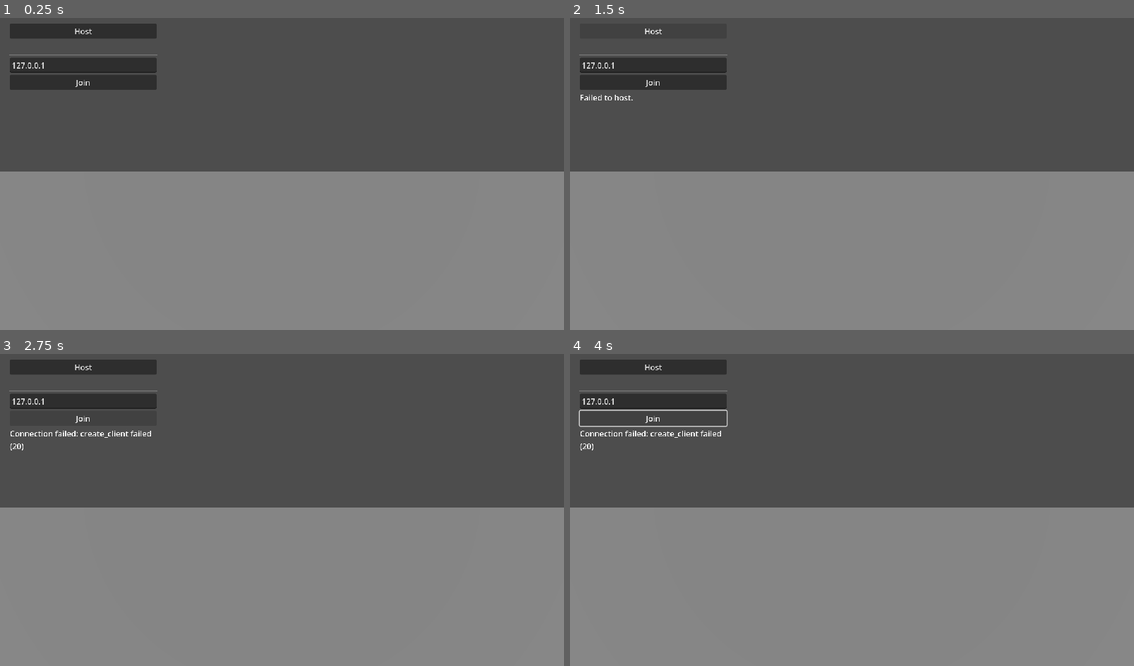
Above: before the commit, frames 1-4 (two rows, left to right).
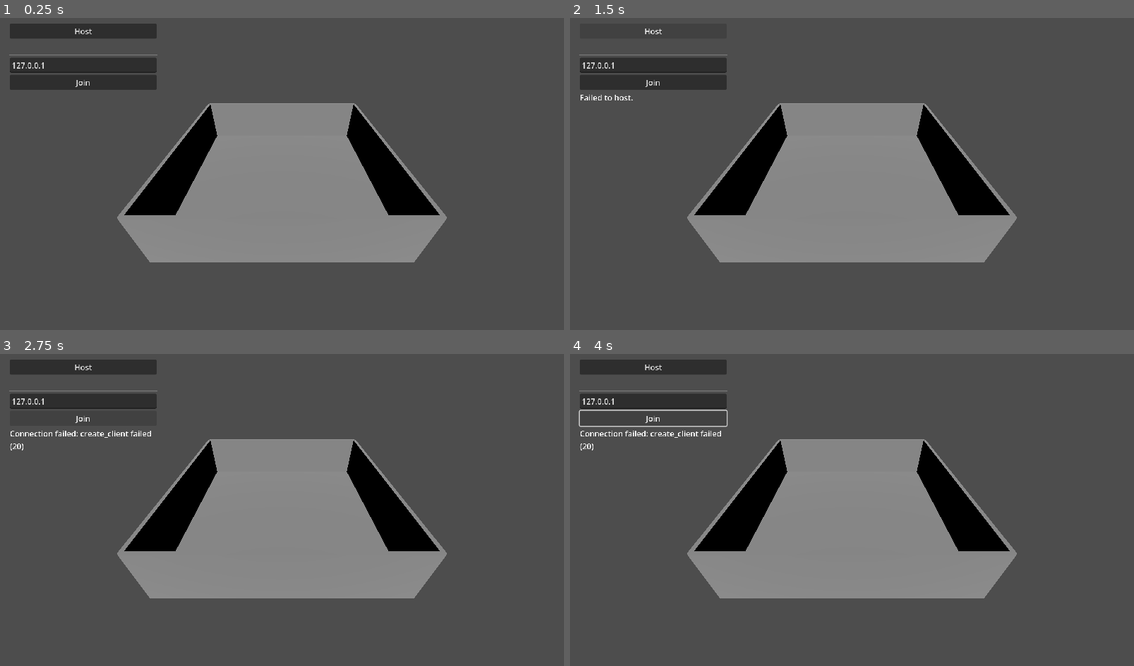
Above: after the commit, the same moments.

Repository: maxdouc/slime-versteckenGame
Game: Godot game, scene res://scenes/main.tscn
The game is run twice, just before and just after one commit, with the same random seed, the same clock (stepped at 60 frames per second) and the same inputs.
Inputs:
- Up to frame 1 (0.25 s): no input
- Up to frame 2 (1.5 s): tap Enter at 0.5 s; hold Right (ui_right) 0.53-1.25 s; click "Host" at 1.25 s
- Up to frame 3 (2.75 s): click "Join" at 2 s
- Up to frame 4 (4 s): hold Down (ui_down) 2.78-3.53 s; hold Right (ui_right) from 3.53 s (still down)

The runs differ from the first frame. In frame 1, 46% of the frame differs, in the area x 0-100%, y 27-100%; in frame 2, 46%; in frame 3, 46%; in frame 4, 46%.

Commit message:
Add basic player synchronization
Co-Authored-By: Claude Fable 5 <noreply@anthropic.com>

Diff:
--- a/scenes/main.tscn
+++ b/scenes/main.tscn
@@ -1,20 +1,21 @@
-[gd_scene load_steps=5 format=3]
+[gd_scene load_steps=4 format=3]
 
 [ext_resource type="Script" path="res://scripts/main.gd" id="1_main"]
 [ext_resource type="PackedScene" path="res://scenes/lobby_ui.tscn" id="2_lobby_ui"]
 [ext_resource type="PackedScene" path="res://scenes/gray_room.tscn" id="3_gray_room"]
-[ext_resource type="PackedScene" path="res://scenes/player_capsule.tscn" id="4_player_capsule"]
 
 [node name="Main" type="Node3D"]
 script = ExtResource("1_main")
 
 [node name="Camera3D" type="Camera3D" parent="."]
-transform = Transform3D(1, 0, 0, 0, 1, 0, 0, 0, 1, 0, 3, 10)
+transform = Transform3D(1, 0, 0, 0, 0.791, 0.612, 0, -0.612, 0.791, 0, 9, 11)
 
 [node name="GrayRoom" parent="." instance=ExtResource("3_gray_room")]
 
-[node name="PlayerCapsule" parent="GrayRoom" instance=ExtResource("4_player_capsule")]
-transform = Transform3D(1, 0, 0, 0, 1, 0, 0, 0, 1, 0, 1, 0)
+[node name="Players" type="Node3D" parent="."]
+
+[node name="PlayerSpawner" type="MultiplayerSpawner" parent="."]
+spawn_path = NodePath("../Players")
 
 [node name="CanvasLayer" type="CanvasLayer" parent="."]
 
--- a/scenes/player_capsule.tscn
+++ b/scenes/player_capsule.tscn
@@ -13,6 +13,14 @@
 [sub_resource type="StandardMaterial3D" id="StandardMaterial3D_1"]
 albedo_color = Color(0.9, 0.9, 0.9, 1)
 
+[sub_resource type="SceneReplicationConfig" id="SceneReplicationConfig_1"]
+properties/0/path = NodePath(".:position")
+properties/0/spawn = true
+properties/0/replication_mode = 1
+properties/1/path = NodePath(".:rotation")
+properties/1/spawn = true
+properties/1/replication_mode = 1
+
 [node name="PlayerCapsule" type="CharacterBody3D"]
 script = ExtResource("1_script")
 
@@ -24,3 +32,7 @@
 [node name="CollisionShape3D" type="CollisionShape3D" parent="."]
 transform = Transform3D(1, 0, 0, 0, 1, 0, 0, 0, 1, 0, 0.9, 0)
 shape = SubResource("CapsuleShape3D_1")
+
+[node name="MultiplayerSynchronizer" type="MultiplayerSynchronizer" parent="."]
+root_path = NodePath("..")
+replication_config = SubResource("SceneReplicationConfig_1")
--- a/scripts/main.gd
+++ b/scripts/main.gd
@@ -1,9 +1,56 @@
 extends Node3D
-## Placeholder boot scene. The real main menu / lobby UI arrives in build step 1
-## (SPEC.md 15): room-code create/join. For now this proves the project boots and
-## the autoloads are wired.
+## Boot scene + host-driven player spawning (build step 1C).
+##
+## Spawning is HOST-authoritative: only the host adds/removes capsules under
+## $Players, and the MultiplayerSpawner replicates that to every client,
+## including late joiners. Each capsule is named after the owning peer's ID —
+## player_capsule.gd reads its own name to claim movement authority (a Phase 1
+## test setup; see that script's header).
+
+const PLAYER_CAPSULE: PackedScene = preload("res://scenes/player_capsule.tscn")
+const SPAWN_RING_RADIUS: float = 2.0
+
+@onready var _players: Node3D = $Players
+@onready var _spawner: MultiplayerSpawner = $PlayerSpawner
+@onready var _spawn_point: Marker3D = $GrayRoom/PlayerSpawnPoint
 
 func _ready() -> void:
 	print("[Slime-Verstecken] Boot OK — Godot ", Engine.get_version_info()["string"])
 	print("[Net] autoload ready, max players = ", Net.MAX_PLAYERS)
 	print("[GameState] starting phase = ", GameState.phase_name())
+
+	_spawner.spawn_function = _spawn_capsule
+	Net.lobby_created.connect(_on_lobby_created)
+	Net.peer_connected.connect(_on_peer_connected)
+	Net.peer_disconnected.connect(_on_peer_disconnected)
+
+func _on_lobby_created(_code: String) -> void:
+	_spawner.spawn([Net.my_id(), _spawn_position(0)])
+
+func _on_peer_connected(id: int) -> void:
+	# peer_connected fires on every peer; only the host may spawn.
+	if Net.is_host():
+		_spawner.spawn([id, _spawn_position(_players.get_child_count())])
+
+func _on_peer_disconnected(id: int) -> void:
+	if not Net.is_host():
+		return
+	var capsule := _players.get_node_or_null(str(id))
+	if capsule != null:
+		capsule.queue_free()
+
+## spawn_function: runs on EVERY peer with the host's spawn data. The position
+## must travel in the spawn data — synchronizer spawn-state cannot be trusted
+## for it, because the joining peer takes authority over its own capsule the
+## moment it enters the tree and then ignores state coming from the host
+## (verified: without this, the joiner's capsule spawns at a stale position).
+func _spawn_capsule(data: Variant) -> Node:
+	var capsule := PLAYER_CAPSULE.instantiate()
+	capsule.name = str(data[0])
+	capsule.position = data[1]
+	return capsule
+
+func _spawn_position(slot: int) -> Vector3:
+	# Fan spawns in a ring around the marker so capsules never stack.
+	var angle := float(slot) * TAU / float(Net.MAX_PLAYERS)
+	return _spawn_point.position + Vector3(cos(angle), 0.0, sin(angle)) * SPAWN_RING_RADIUS
--- a/scripts/player_capsule.gd
+++ b/scripts/player_capsule.gd
@@ -1,7 +1,36 @@
 extends CharacterBody3D
-## Minimal player capsule placeholder — visuals and collision only.
+## Networked player capsule (build step 1C: synced capsules in the gray room).
 ##
-## Movement/camera arrive in feature/player-movement-camera; networked
-## spawning and sync arrive in feature/basic-player-sync. This scene is kept
-## instance-ready (single root, no external state) so a MultiplayerSpawner
-## can spawn it later without changes here.
+## AUTHORITY — PHASE 1 TEST SETUP, NOT THE FINAL GAMEPLAY DECISION:
+## each peer owns its capsule (authority = peer ID, taken from the node name
+## the host assigns at spawn), simulates it locally, and the
+## MultiplayerSynchronizer child broadcasts position/rotation to everyone
+## else. This client-authoritative model exists only to prove capsule sync
+## over a real network. Revisit authority when real movement lands in
+## feature/player-movement-camera (Phase 2).
+##
+## The movement below is a THROWAWAY TEST HARNESS for the same reason: it
+## uses only the built-in ui_* actions (arrow keys) so the input map and
+## project.godot stay untouched. Phase 2 replaces it wholesale.
+
+const TEST_MOVE_SPEED: float = 4.0
+
+func _enter_tree() -> void:
+	# The host names each capsule after the owning peer's ID (main.gd).
+	var peer_id := str(name).to_int()
+	if peer_id > 0:
+		set_multiplayer_authority(peer_id)
+
+func _ready() -> void:
+	# Remote copies are driven by the synchronizer, never by local physics.
+	set_physics_process(is_multiplayer_authority())
+
+func _physics_process(delta: float) -> void:
+	if not is_on_floor():
+		velocity += get_gravity() * delta
+
+	# TEMP Phase 1 test movement — arrow keys, fixed speed, no camera.
+	var input := Input.get_vector("ui_left", "ui_right", "ui_up", "ui_down")
+	velocity.x = input.x * TEST_MOVE_SPEED
+	velocity.z = input.y * TEST_MOVE_SPEED
+	move_and_slide()
Not shown: 1 places in scenes/player_capsule.tscn that only renumber resources
